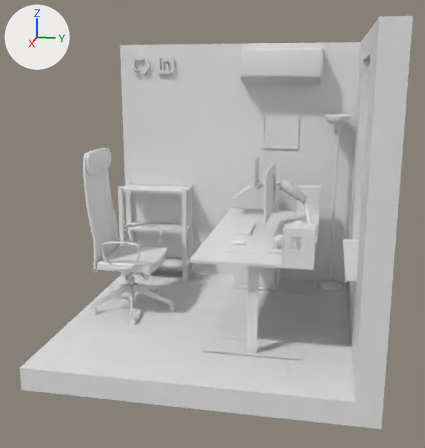
What one commit did to the glTF model public/models/room.glb.
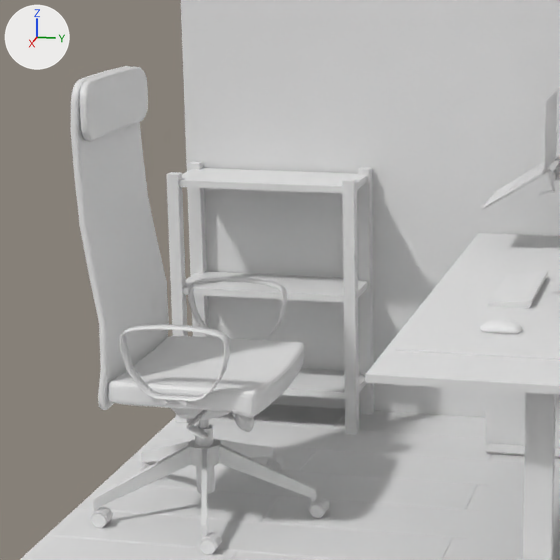
There are two pictures of each version: one whole from a 50 mm camera at (21.83, 3.92, 9.17) aimed at (0.38, -0.37, 3.81), one close up on the part from 14% to 61% of the width and 28% to 73% of the height. The lights are fixed; the arrows at upper left show +X, +Y and +Z. Where no turn or scale is listed for an object, it has been applied to the vertices. Vertices at the same position are counted once.

In view in the first close-up: 'Book_shelf', 'Carpet', 'Mouse_pad', 'chair-legs', 'chair-seat', 'keyboard_base', 'laptop_monitor', 'locker_body', 'tabletop', 'top-part', 'walls'.
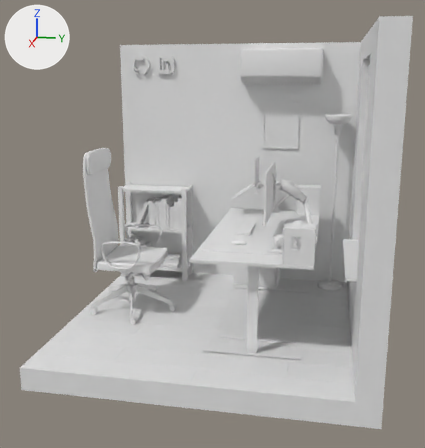
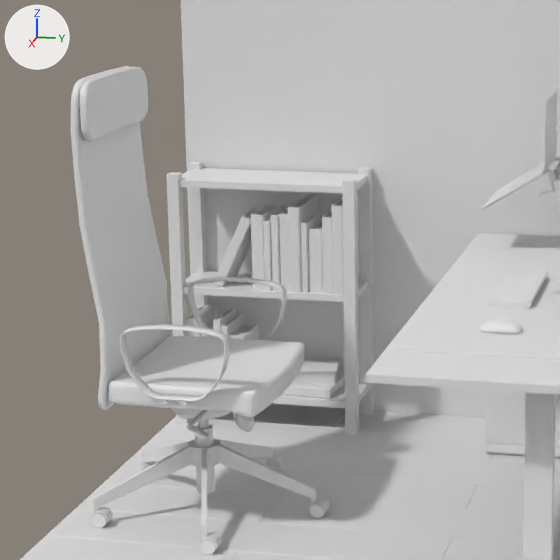
Commit message: Added book shelf model

Where the change shows, as pixel boxes [x1, y1, x2, y2] in the close-ups (560 x 560 px; the box of a moved part takes in the faces that stretch with it):
'Book_shelf', reshaped, moved: [166, 161, 374, 435] in both
part 1 of me_cube_004, moved or reshaped: before [189, 161, 209, 337]; after [189, 161, 208, 309]
part 2 of me_cube_004, moved or reshaped: [358, 167, 374, 414] in both
part 3 of me_cube_004, moved or reshaped: before [183, 272, 368, 303]; after [183, 271, 368, 302]
part 4 of me_cube_004, added: after [187, 194, 359, 399]

Edits to the bpy script that builds the scene:
```text
Change me_cube_004:
    used by ob_book_shelf; location = (-4.27, -4.01, 0.66)
    remove me_cube_004.from_pydata(...)  # 56 vertices, 84 faces; spans x -0.64..0.66, y -1.61..1.61, z -0.66..3.7
    add me_cube_004.from_pydata(...)  # 856 vertices, 1560 faces; spans x -0.64..0.66, y -1.61..1.61, z -0.5..3.86
    me_cube_004 part 1: the loose piece of 8 vertices spanning x -0.64..-0.44, y -1.61..-1.41, z -0.66..3.7 is moved by (0.0, 0.0, 0.16)
    me_cube_004 part 2: the loose piece of 8 vertices spanning x -0.64..-0.44, y 1.41..1.61, z -0.66..3.7 is moved by (0.0, 0.0, 0.16)
    me_cube_004 part 3: the loose piece of 8 vertices spanning x -0.59..0.61, y -1.56..1.56, z 1.63..1.74 is moved by (0.0, 0.0, 0.17)
    me_cube_004 part 4: 800 vertices added at x -0.59..0.58, y -1.41..1.41, z 0.06..3.42
Change ob_book_shelf:
    ob_book_shelf.location: (-4.27, -4.01, 0.66) -> (-4.27, -4.01, 0.5)
```
